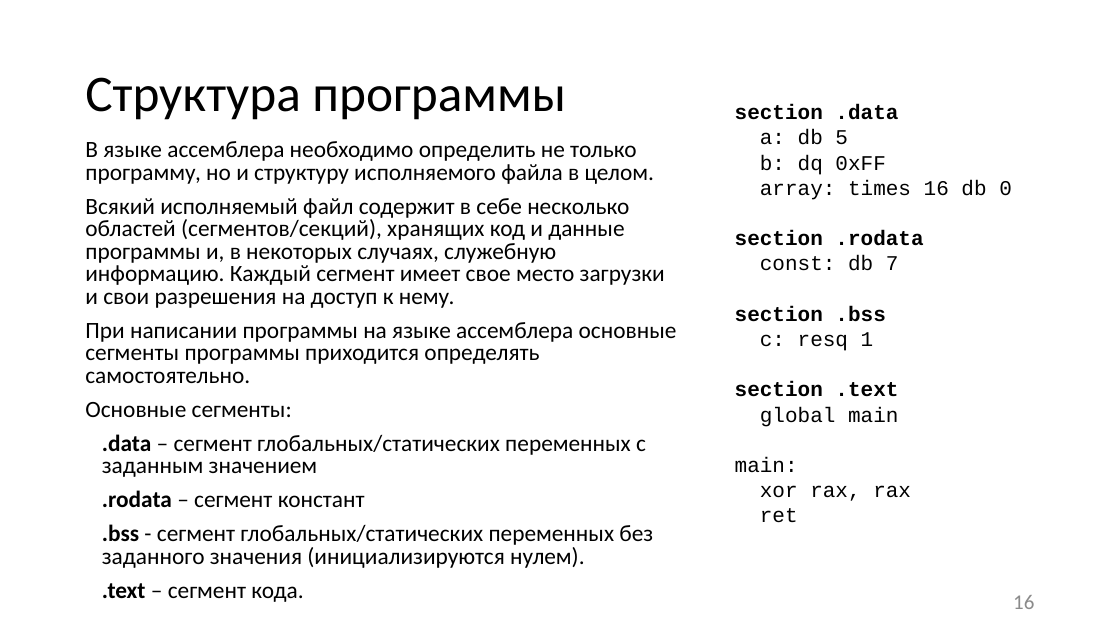
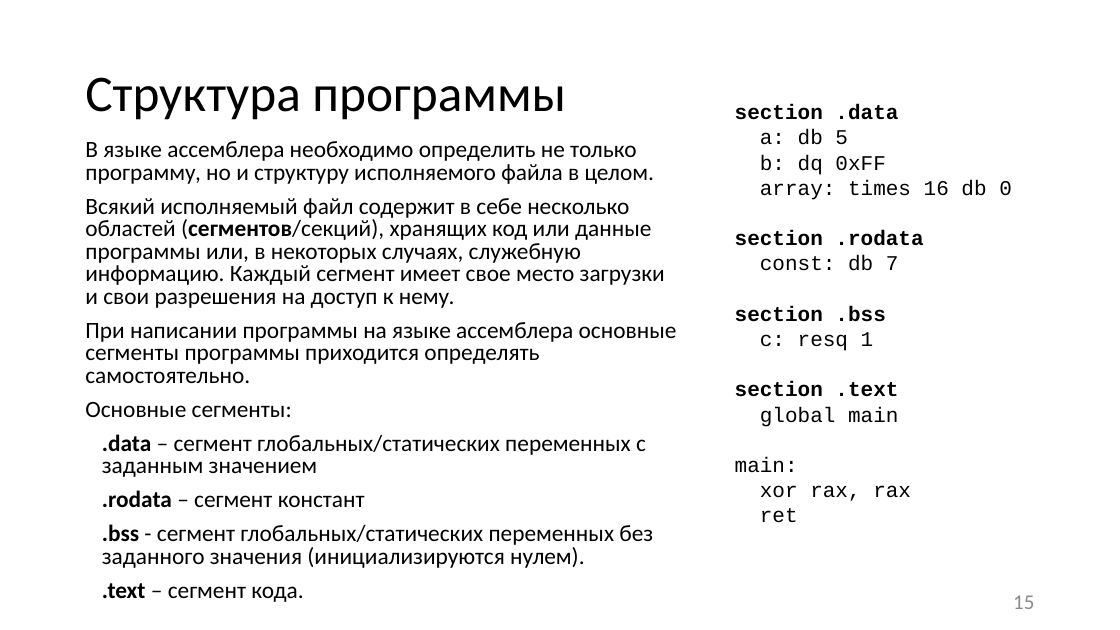
Before and after one commit to itsecd/low-level-programming, a slide deck: slide 15 of Lectures/1.Introduction/Lecture1.pptx (slide 16 before the commit). Drawn at 1120x630 pixels with LibreOffice and Linux fonts; fonts in the diff are those of the drawing. Boxes give left, top, right and bottom in pixels: in the first picture for what was removed or moved away, otherwise in the second. Text is boxed around its words. In the diff, an @@ line names an element or a change of style, - is before the commit and + after.

```diff
--- a/Lectures/1.Introduction/Lecture1.pptx
+++ b/Lectures/1.Introduction/Lecture1.pptx
@@ text at bbox=[85, 198, 665, 308]: text changed @@
-Всякий исполняемый файл содержит в себе несколько областей (сегментов/секций), хранящих код и данные программы и, в некоторых случаях, служебную информацию. Каждый сегмент имеет свое место загрузки и свои разрешения на доступ к нему.
+Всякий исполняемый файл содержит в себе несколько областей (сегментов/секций), хранящих код или данные программы или, в некоторых случаях, служебную информацию. Каждый сегмент имеет свое место загрузки и свои разрешения на доступ к нему.
@@ page number at bbox=[1013, 595, 1034, 609]: text changed @@
-16
+15
```
Also in this commit, not shown: 14 other slides changed, 1 other file.
